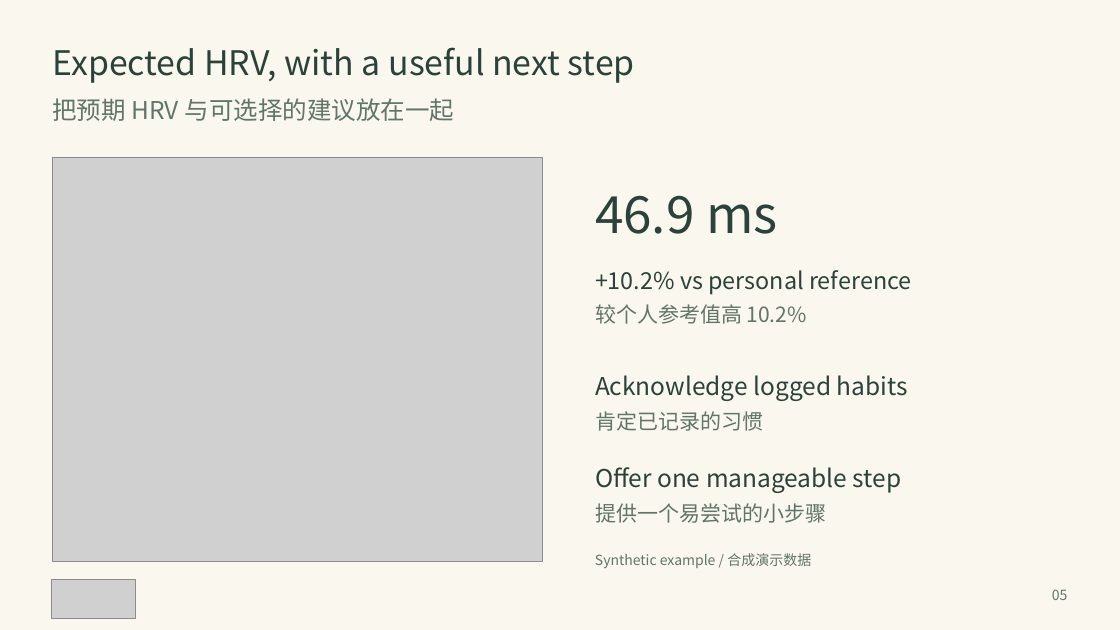
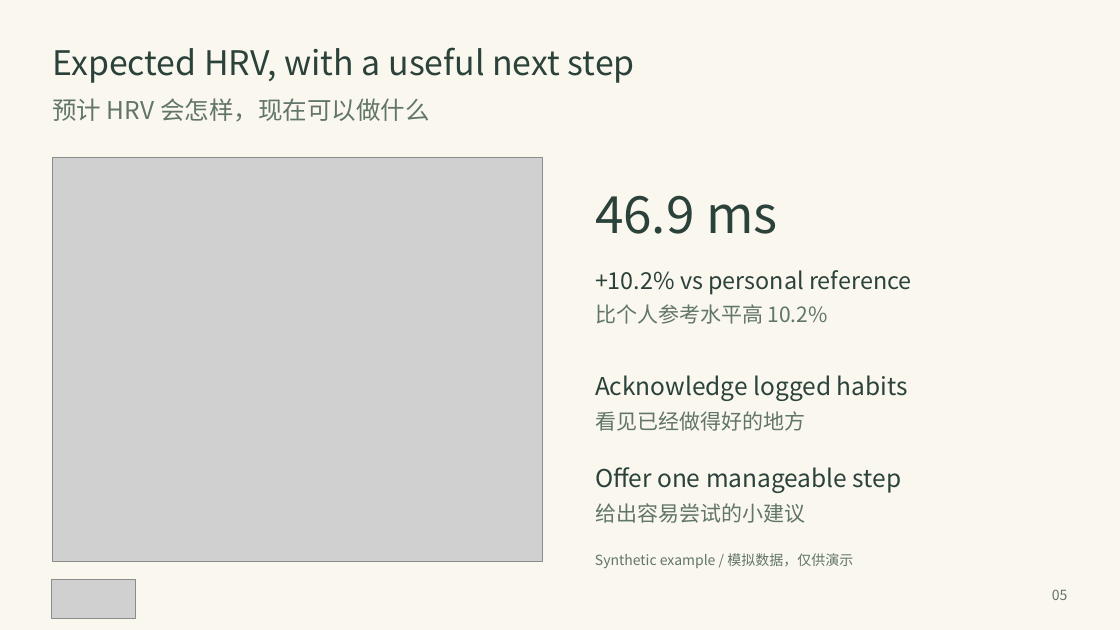
Before and after one commit to DiamondCao1996/mond-phone-preview, a slide deck: slide 5 of docs/demo/MOND_Adaptive_System_EN_ZH.pptx. Drawn at 1120x630 pixels with LibreOffice and Linux fonts; fonts in the diff are those of the drawing; grey boxes stand for pictures. Boxes give left, top, right and bottom in pixels: in the first picture for what was removed or moved away, otherwise in the second. Text is boxed around its words. In the diff, an @@ line names an element or a change of style, - is before the commit and + after.

Commit message:
Polish Chinese presentation wording and clarify menstrual-cycle terminology

```diff
--- a/docs/demo/MOND_Adaptive_System_EN_ZH.pptx
+++ b/docs/demo/MOND_Adaptive_System_EN_ZH.pptx
@@ text at (x1=52, y1=98, x2=430, y2=122): text changed @@
-把预期 HRV 与可选择的建议放在一起
+预计 HRV 会怎样，现在可以做什么
@@ text at (x1=595, y1=304, x2=828, y2=324): text changed @@
-较个人参考值高 10.2%
+比个人参考水平高 10.2%
@@ text at (x1=595, y1=411, x2=805, y2=431): text changed @@
-肯定已记录的习惯
+看见已经做得好的地方
@@ text at (x1=595, y1=503, x2=805, y2=523): text changed @@
-提供一个易尝试的小步骤
+给出容易尝试的小建议
@@ text at (x1=595, y1=553, x2=853, y2=568): text changed @@
-Synthetic example / 合成演示数据
+Synthetic example / 模拟数据，仅供演示
```
Also in this commit, not shown: 6 other slides changed, 3 other files.
